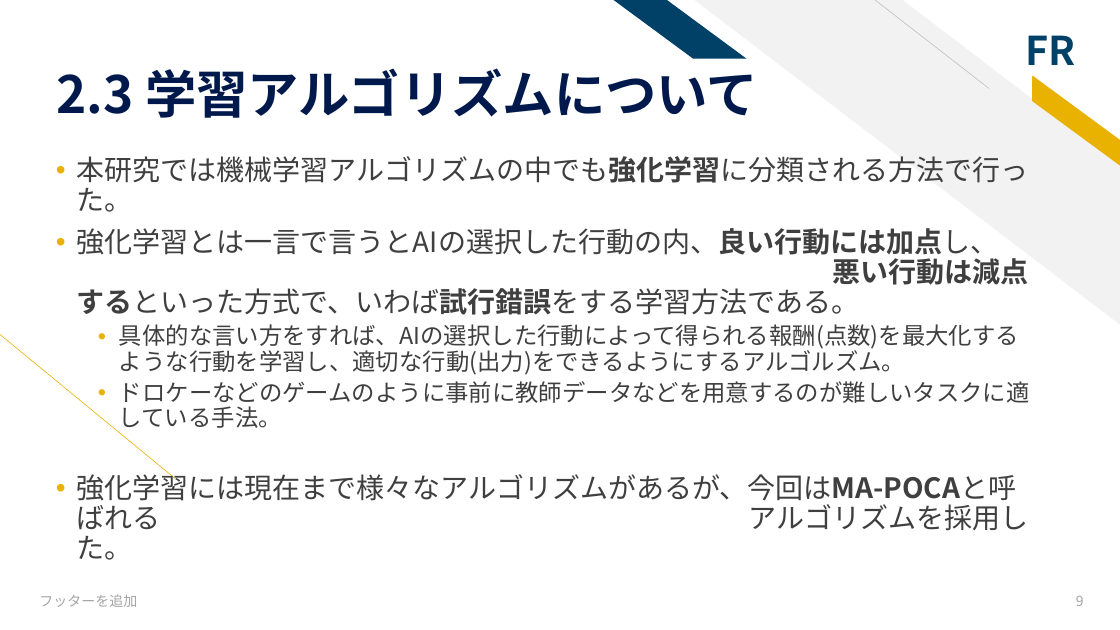
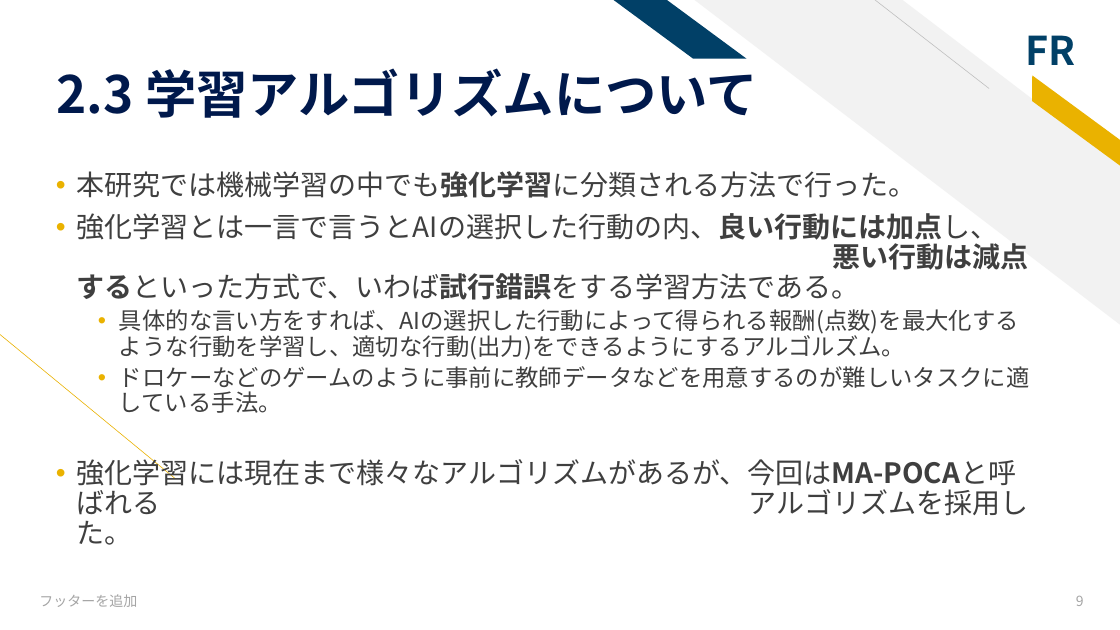
Before and after one commit to tsyu12345/NU-GraduateReport, a slide deck: slide 9 of 卒業研究最終発表.pptx. Drawn at 1120x630 pixels with LibreOffice and Linux fonts; fonts in the diff are those of the drawing. Boxes give left, top, right and bottom in pixels: in the first picture for what was removed or moved away, otherwise in the second. Text is boxed around its words. In the diff, an @@ line names an element or a change of style, - is before the commit and + after.

```diff
--- a/卒業研究最終発表.pptx
+++ b/卒業研究最終発表.pptx
@@ text at (77, 171, 917, 198): text changed @@
-• 本研究では機械学習アルゴリズムの中でも強化学習に分類される方法で行った。
+• 本研究では機械学習の中でも強化学習に分類される方法で行った。
```
Also in this commit, not shown: 3 other slides changed, 1 slide removed, 19 other files.
